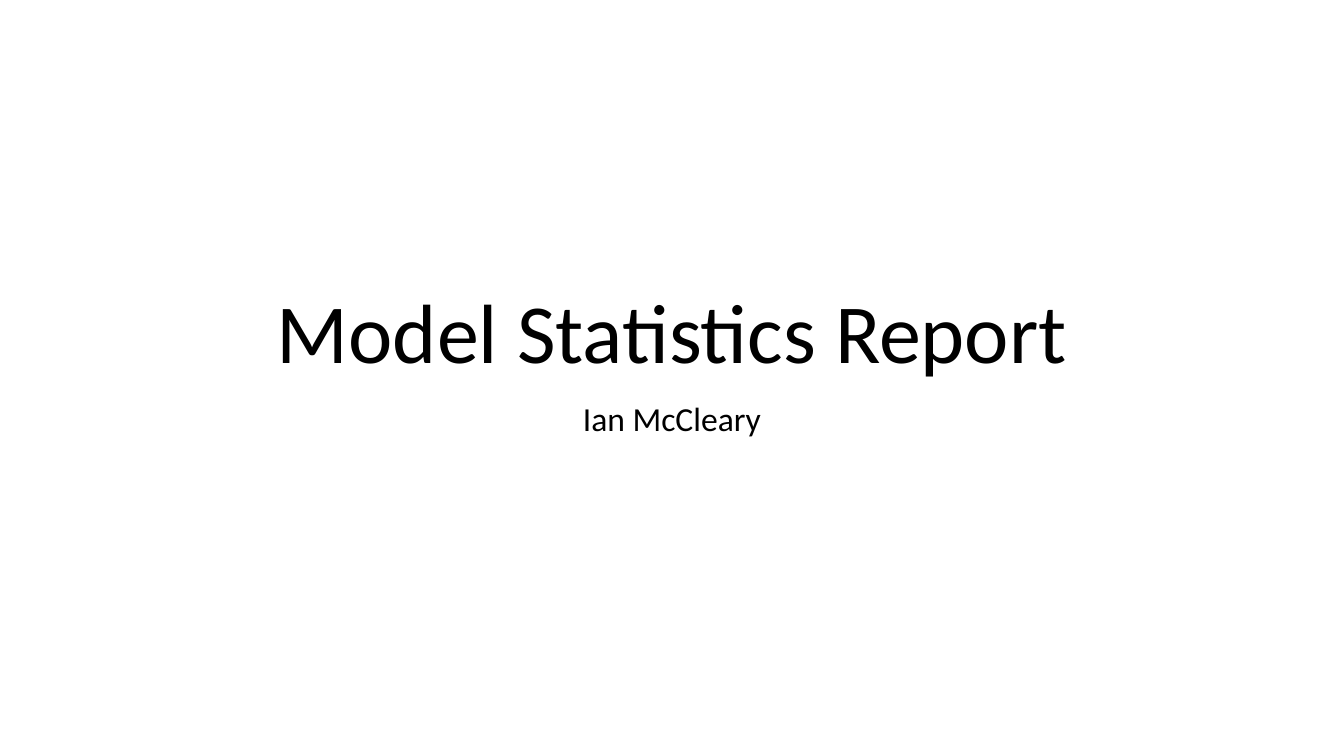
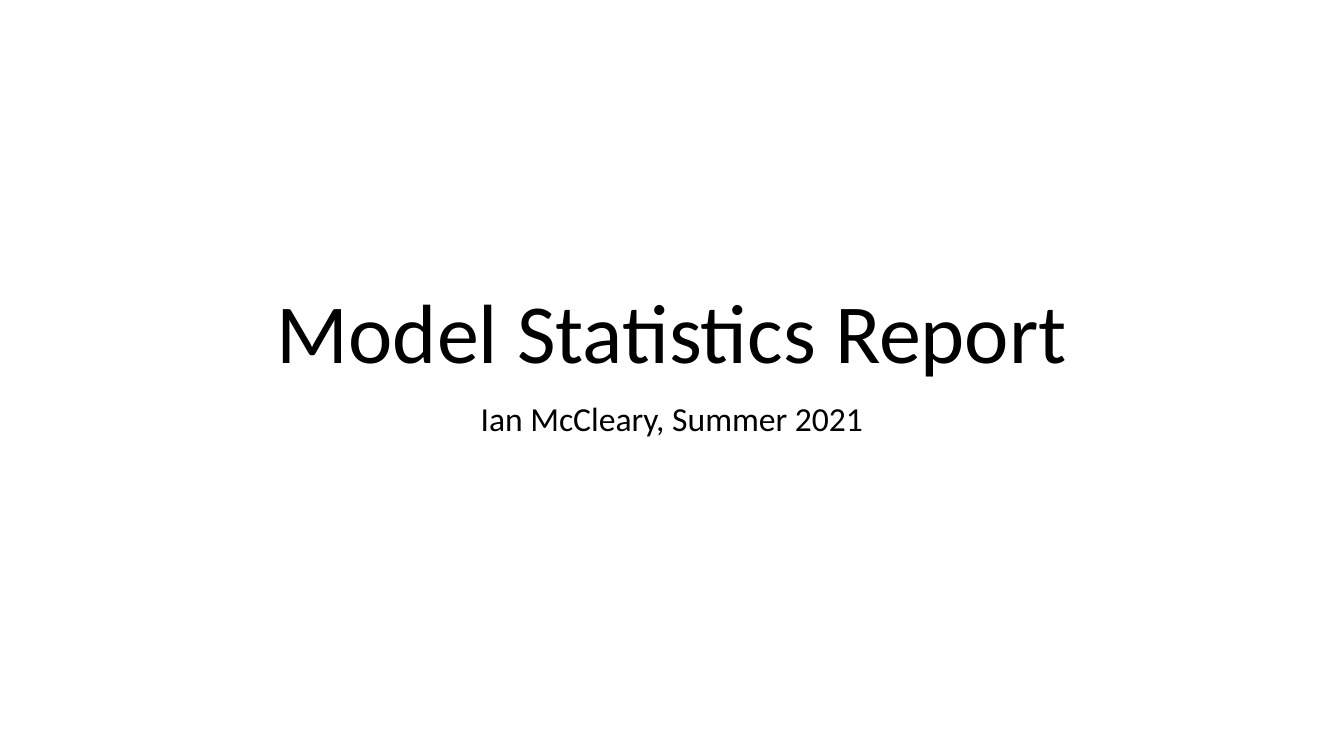
Before and after one commit to Ian-McCleary/chem-ml-research, a slide deck: slide 1 of statsreport.pptx. Drawn at 1344x756 pixels with LibreOffice and Linux fonts; fonts in the diff are those of the drawing. Boxes give left, top, right and bottom in pixels: in the first picture for what was removed or moved away, otherwise in the second. Text is boxed around its words. In the diff, an @@ line names an element or a change of style, - is before the commit and + after.

```diff
--- a/statsreport.pptx
+++ b/statsreport.pptx
@@ subtitle at bbox=[481, 407, 863, 437]: text changed @@
-Ian McCleary
+Ian McCleary, Summer 2021
```
Also in this commit, not shown: 2 other slides changed, 9 slides added, 6 other files.
